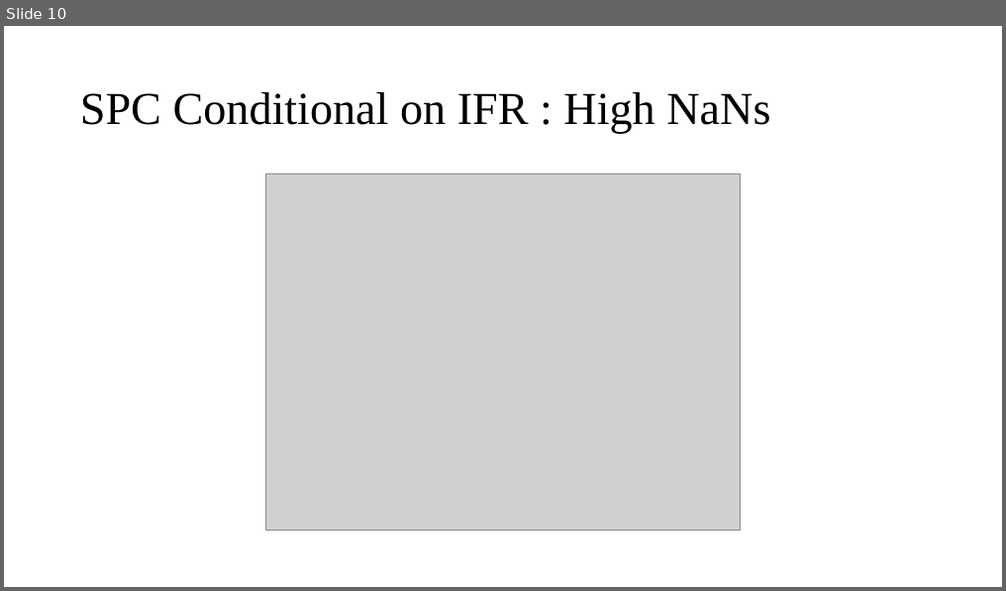
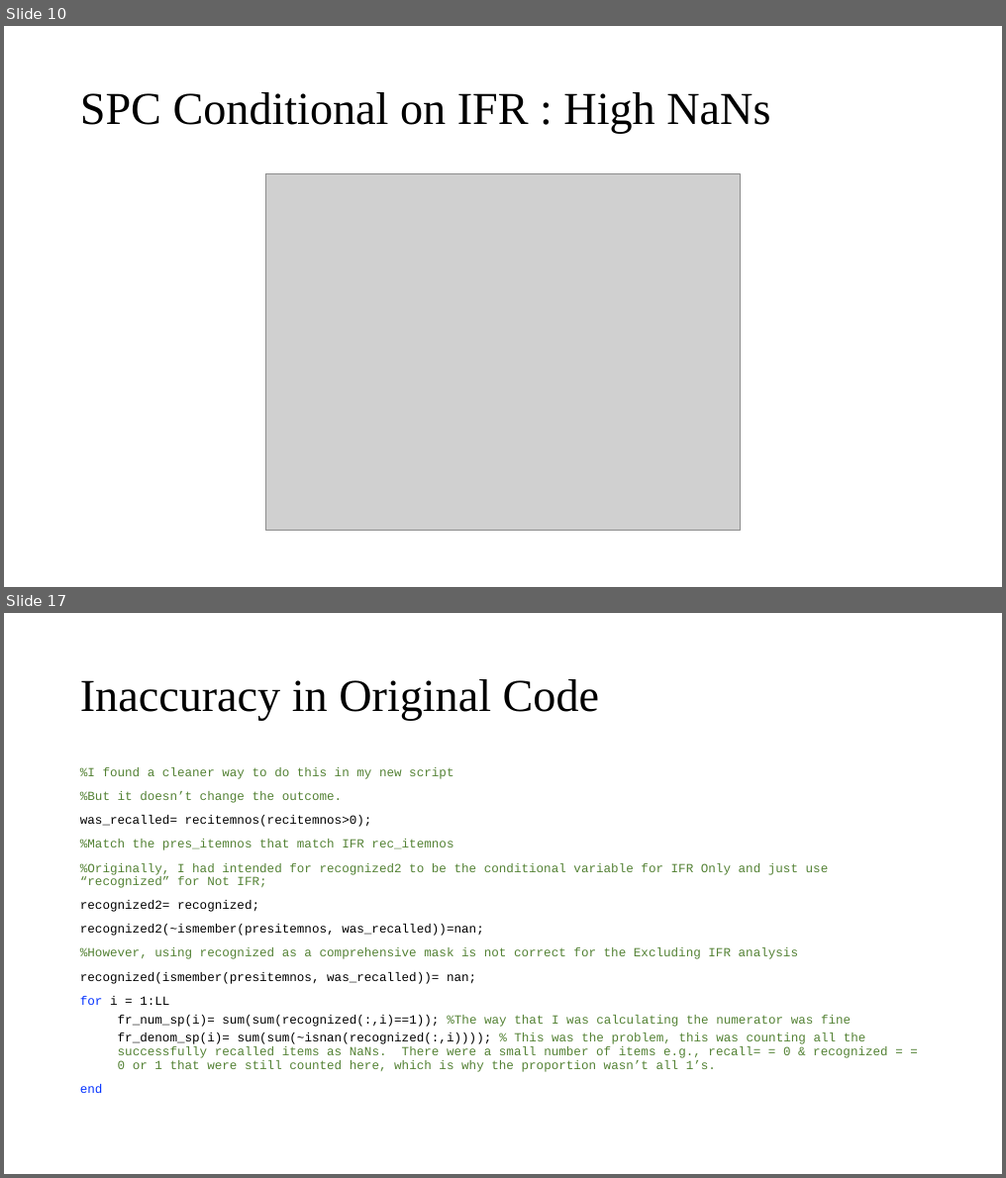
Before and after one commit to rawilder95/FYP-new, a slide deck: SPC by NaNs 08112021.pptx. Shown one above the other, each under a label of ours: slide 10 before the commit, slides 10 and 17 after it; the slides between them are not shown. The pictures are 1006x591 and 1006x1178 pixels, drawn with LibreOffice and Linux fonts; fonts in the diff are those of the drawing; grey boxes stand for pictures. Boxes give left, top, right and bottom in pixels: in the first picture for what was removed or moved away, otherwise in the second. Text is boxed around its words. In the diff, an @@ line names an element or a change of style, - is before the commit and + after.

Commit message:
Fixing the corrections that I made
Changing the new script and setting everything in the older script back to how it was before.

```diff
--- a/SPC by NaNs 08112021.pptx
+++ b/SPC by NaNs 08112021.pptx
@@ slide 17 added at [4, 613, 1002, 1174], background #FFFFFF @@
@@ title added at [80, 679, 599, 721], 44 pt, text #000000 @@
+Inaccuracy in Original Code
@@ text added at [80, 767, 888, 1093], 12 pt, text #548235 @@
+%I found a cleaner way to do this in my new script
+%But it doesn’t change the outcome.
+was_recalled= recitemnos(recitemnos>0);
+%Match the pres_itemnos that match IFR rec_itemnos
+%Originally, I had intended for recognized2 to be the conditional variable for IFR Only and just use “recognized” for Not IFR;
+recognized2= recognized;
+recognized2(~ismember(presitemnos, was_recalled))=nan;
+%However, using recognized as a comprehensive mask is not correct for the Excluding IFR analysis
+recognized(ismember(presitemnos, was_recalled))= nan;
+for i = 1:LL
+  fr_num_sp(i)= sum(sum(recognized(:,i)==1)); %The way that I was calculating the numerator was fine
+  fr_denom_sp(i)= sum(sum(~isnan(recognized(:,i)))); % This was the problem, this was counting all the successfully recalled items as NaNs. There were a small number of items e.g., recall= = 0 & recognized = = 0 or 1 that were still counted here, which is why the proportion wasn’t all 1’s.
+end
```
Also in this commit, not shown: 3 slides changed, 2 other slides added, 1 slide removed, 12 other files.
